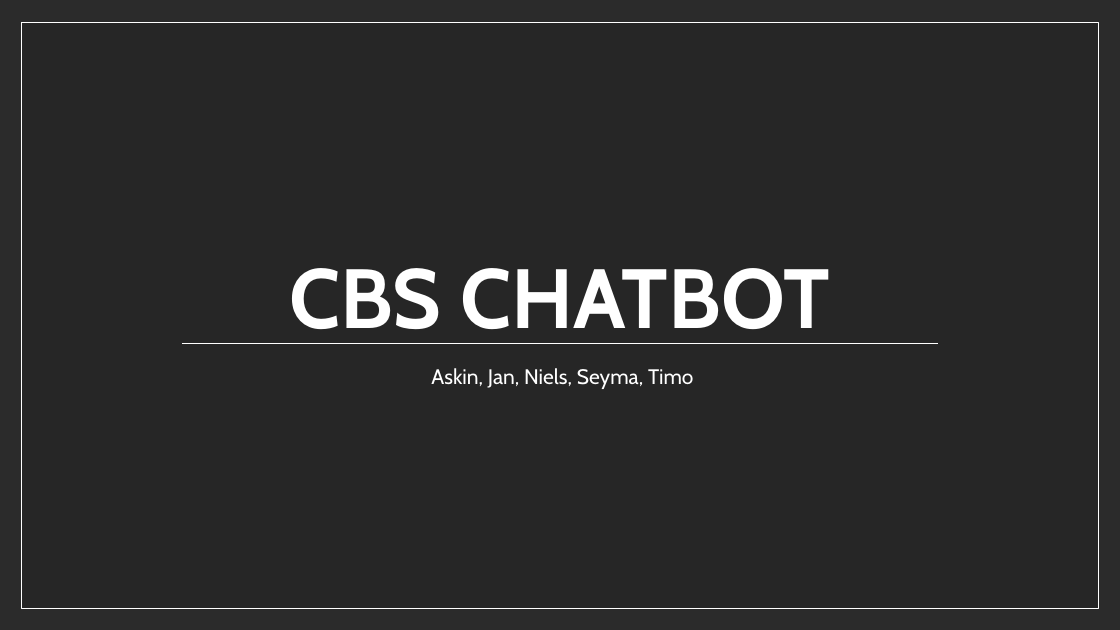
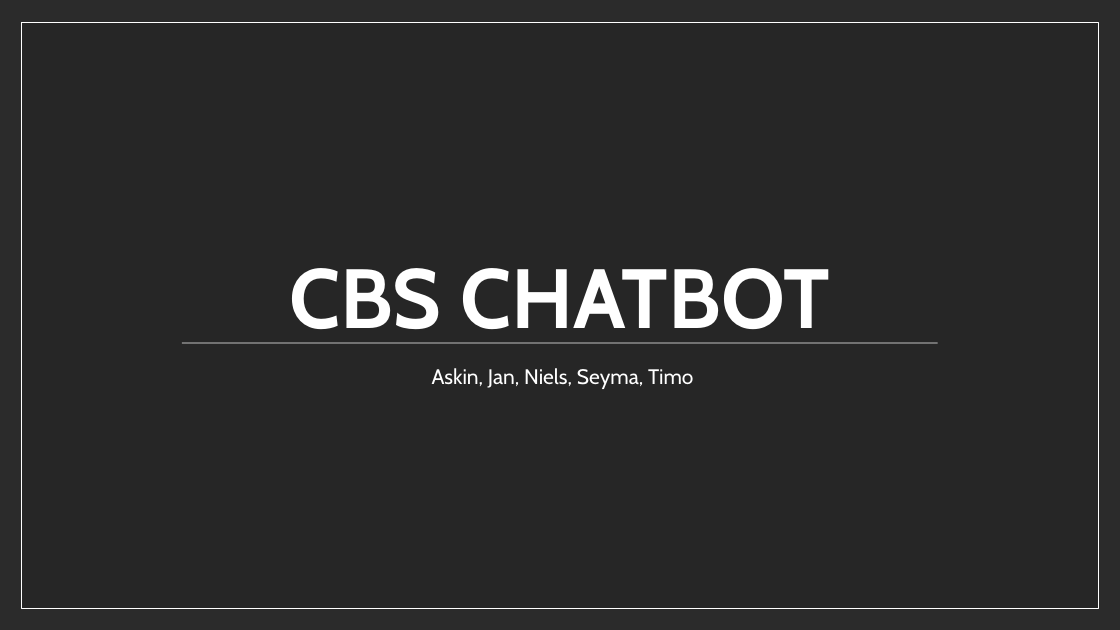
Before and after one commit to Janlorie/DataScienceMinor, a slide deck: slide 1 of Resources/Presentations/2018.09.10 CBS Presentatie.pptx. Drawn at 1120x630 pixels with LibreOffice and Linux fonts; fonts in the diff are those of the drawing; background and template pictures are left out; a plain dark background stands for a picture behind light text. Boxes give left, top, right and bottom in pixels: in the first picture for what was removed or moved away, otherwise in the second. Text is boxed around its words. In the diff, an @@ line names an element or a change of style, - is before the commit and + after.

```diff
--- a/Resources/Presentations/2018.09.10 CBS Presentatie.pptx
+++ b/Resources/Presentations/2018.09.10 CBS Presentatie.pptx
@@ rectangle at (x1=21, y1=23, x2=1098, y2=608): outline #FFFFFF 1 pt to #FFFFFF 0.99 pt @@
@@ line (181, 343) - (938, 343): stroke #FFFFFF 0.79 pt to #FFFFFF 0.75 pt @@
```
Also in this commit, not shown: 4 other slides changed, 5 other files.
